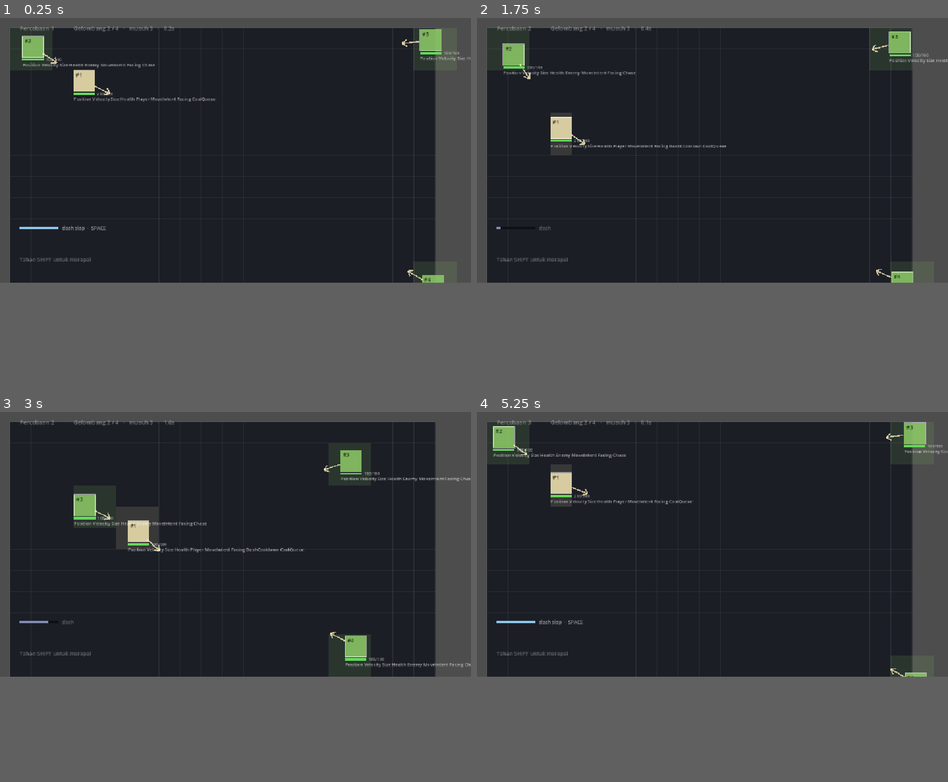
Above: before the commit, frames 1-4 (two rows, left to right).
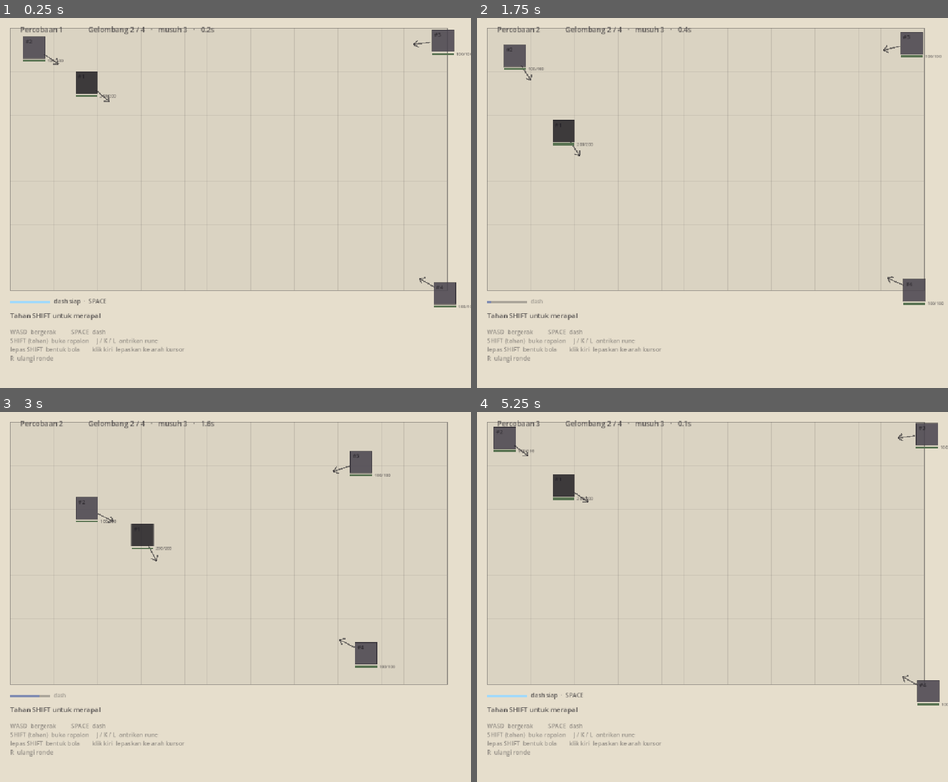
Above: after the commit, the same moments.

Repository: Ahingg/amalgaform
Game: Godot game, scene res://view/main.tscn
Same seed, same stepped clock (60 frames per second), same inputs: the game is played once before the commit and once after it.
Inputs (mouse positions are in pixels of both pictures, inside the frame that each line leads up to):
- Up to frame 1 (0.25 s): no input
- Up to frame 2 (1.75 s): tap Enter at 0.5 s; move the mouse to (816, 136) at 0.52 s; hold D 0.53-1.28 s; tap Shift at 0.6 s; click (816, 136) at 0.67 s; tap Space at 0.77, 1.52 s; move the mouse to (618, 162) at 1.27 s; hold S from 1.28 s (still down); tap R at 1.35 s
- Up to frame 3 (3 s): move the mouse to (282, 486) at 2.02 s; release S at 2.03 s; hold D 2.03-2.78 s; tap J at 2.1 s; move the mouse to (211, 597) at 2.77 s; hold W from 2.78 s (still down); tap K at 2.85 s; click (211, 597) at 2.92 s
- Up to frame 4 (5.25 s): tap Space at 3.02, 3.77, 4.52 s; move the mouse to (853, 585) at 3.52 s; release W at 3.53 s; hold A 3.53-5.03 s; tap L at 3.6 s; move the mouse to (571, 504) at 4.27 s; tap Shift at 4.35 s; move the mouse to (736, 545) at 5.02 s; hold S from 5.03 s (still down); tap R at 5.1 s; click (736, 545) at 5.17 s
In our replay, the window is 800x450 before the commit and 800x629 after it. These sizes can differ from the game's own. Grey fills any space a smaller window leaves; there, only what the larger window draws over its background counts as a difference.

The runs differ from the first frame. In frame 1, 73% of the frame differs, in the area x 0-100%, y 0-94%; in frame 2, 73%; in frame 3, 72%; in frame 4, 73%.

Commit message:
view: palet kertas-tinta, badge dimatikan, legenda kontrol
Dilihat lewat screenshot game yang benar-benar berjalan, bukan cuma lolos parse.
Yang ketahuan cuma dari melihat:

- Badge komponen di bawah tiap entity saling tumpang tindih dan tidak terbaca.
  Alat debug ECS paling berguna selama ngoding, tapi bikin layar berantakan.
  Sekarang mati secara default, F1 untuk menyalakan. Sorot petak ikut.
- Panel UI koordinatnya angka mati dari grid 12x8 yang lama, jadi menimpa
  lapangan begitu arena digedein. Sekarang dihitung dari ukuran grid lewat
  WorldRenderer.ui_origin().
- Ada pita abu-abu di bawah arena tempat panel duduk. Sekarang seluruh jendela
  adalah halaman, dan arenanya diberi garis tepi tinta.

Palet: dunia monokrom, sihir satu-satunya yang berwarna. Kertas gading, tinta
gelap untuk penyihir, musuh, teks, dan bar. Tiga rune jadi satu-satunya warna
jenuh di layar, jadi mata langsung tertarik ke mekanik intinya.

Legenda kontrol permanen di bawah arena. Ini jawaban termurah untuk masukan
"terlalu kompleks" dari sesi sharing: yang rumit bukan sistemnya, tapi lima
langkah input yang tidak pernah dijelaskan. Ditulis permanen, bukan tutorial
bertahap, karena pemain yang lupa di tengah pertarungan tidak akan membuka menu.

Co-Authored-By: Claude Opus 5 <noreply@anthropic.com>
Claude-Session: https://claude.ai/code/session_01Qk43F2z5yDt92vTyEtoTz3

Diff:
--- a/challenge-6/project.godot
+++ b/challenge-6/project.godot
@@ -17,6 +17,8 @@
 
 [display]
 
+window/size/viewport_width=1120
+window/size/viewport_height=880
 window/stretch/mode="canvas_items"
 window/stretch/aspect="expand"
 
--- a/challenge-6/sim/tuning.gd
+++ b/challenge-6/sim/tuning.gd
@@ -46,7 +46,7 @@
 const CAST_BASE := 0.1
 const CAST_PER_RUNE := 0.35
 
-const MAX_RUNES := 2
+const MAX_RUNES := 4
 
 # Power is split by how many DIFFERENT runes are in the queue, never by how many
 # runes there are:
--- a/challenge-6/view/cast_ui.gd
+++ b/challenge-6/view/cast_ui.gd
@@ -130,6 +130,11 @@
 
 # --- lookups -----------------------------------------------------------------
 
+func _renderer_origin() -> Vector2:
+	var r := get_parent() as WorldRenderer
+	return Vector2(48, 512) if r == null else r.ui_origin()
+
+
 func _get_world():
 	var renderer := get_parent()
 	if renderer == null:
@@ -176,7 +181,7 @@
 		return
 
 	var runes: Array = q.get("runes", [])
-	var origin := Vector2(48, 560)
+	var origin := _renderer_origin() + Vector2(0, 46)
 
 	if q.has("open_time"):
 		_draw_window_bar(origin + Vector2(0, -26), float(q["open_time"]))
@@ -194,35 +199,35 @@
 		var rect := Rect2(at, box)
 
 		if i >= runes.size():
-			draw_rect(rect, Color(1, 1, 1, 0.05), true)
-			draw_rect(rect, Color(1, 1, 1, 0.12), false, 1.0)
+			draw_rect(rect, Color(WorldRenderer.INK.r, WorldRenderer.INK.g, WorldRenderer.INK.b, 0.05), true)
+			draw_rect(rect, Color(WorldRenderer.INK.r, WorldRenderer.INK.g, WorldRenderer.INK.b, 0.18), false, 1.0)
 			continue
 
 		var rune: String = runes[i]
 		var col: Color = ViewConfig.color_of(rune)
 		draw_rect(rect, Color(col.r, col.g, col.b, 0.8), true)
-		draw_rect(rect, Color(1, 1, 1, 0.65), false, 1.5)
+		draw_rect(rect, Color(WorldRenderer.INK.r, WorldRenderer.INK.g, WorldRenderer.INK.b, 0.6), false, 1.5)
 		draw_string(_font, at + Vector2(7, 32), rune.substr(0, 2).to_upper(),
-			HORIZONTAL_ALIGNMENT_LEFT, -1, 20, Color(0, 0, 0, 0.8))
+			HORIZONTAL_ALIGNMENT_LEFT, -1, 20, Color(0.95, 0.93, 0.88))
 
 		# The first slot is marked because it is structurally different: it
 		# decides the shape, the rest only decide the contents.
 		if i == 0:
 			draw_string(_font, at + Vector2(1, -6), "FORM",
-				HORIZONTAL_ALIGNMENT_LEFT, -1, 10, Color(1, 1, 1, 0.55))
+				HORIZONTAL_ALIGNMENT_LEFT, -1, 10, Color(WorldRenderer.INK.r, WorldRenderer.INK.g, WorldRenderer.INK.b, 0.6))
 
 
 func _draw_readout(at: Vector2, runes: Array) -> void:
 	if runes.is_empty():
 		draw_string(_font, at, "J api  ·  K air  ·  L angin  ·  WASD arah  ·  ESC batal",
-			HORIZONTAL_ALIGNMENT_LEFT, -1, 13, Color(1, 1, 1, 0.4))
+			HORIZONTAL_ALIGNMENT_LEFT, -1, 15, Color(WorldRenderer.INK.r, WorldRenderer.INK.g, WorldRenderer.INK.b, 0.6))
 		return
 
 	var form: String = ViewConfig.FORM_OF.get(runes[0], "?")
 	var cast_time: float = Tuning.CAST_BASE + Tuning.CAST_PER_RUNE * runes.size()
 
 	draw_string(_font, at, "%s   ·   lepas %.2fs" % [form, cast_time],
-		HORIZONTAL_ALIGNMENT_LEFT, -1, 14, Color(1, 0.92, 0.7, 0.9))
+		HORIZONTAL_ALIGNMENT_LEFT, -1, 16, Color(WorldRenderer.INK.r, WorldRenderer.INK.g, WorldRenderer.INK.b, 0.85))
 
 
 # Shows how much of the useful slow-motion window is left. Filled while time is
@@ -233,7 +238,7 @@
 	var left: float = clampf(1.0 - (scale - Tuning.SLOW_MIN) / (1.0 - Tuning.SLOW_MIN), 0.0, 1.0)
 	var width := Tuning.MAX_RUNES * 52.0 + (Tuning.MAX_RUNES - 1) * 8.0
 
-	draw_rect(Rect2(at, Vector2(width, 6)), Color(0, 0, 0, 0.5), true)
+	draw_rect(Rect2(at, Vector2(width, 6)), Color(WorldRenderer.INK.r, WorldRenderer.INK.g, WorldRenderer.INK.b, 0.3), true)
 	var col := Color(0.6, 0.9, 1.0).lerp(Color(1.0, 0.35, 0.3), 1.0 - left)
 	draw_rect(Rect2(at, Vector2(width * left, 6)), col, true)
 
@@ -242,7 +247,7 @@
 # kenapa tidak terjadi apa-apa — dan sekarang niatnya memang ditolak, bukan
 # ditunda, jadi tidak ada umpan balik lain yang menjelaskannya.
 func _draw_dash(world, player: int) -> void:
-	var at := Vector2(48, 512)
+	var at := _renderer_origin() + Vector2(0, 4)
 	var w := 96.0
 
 	if world.entity_have_component(ViewConfig.DASH_COOLDOWN, player):
@@ -250,15 +255,15 @@
 		var ratio: float = 0.0
 		if cd.duration > 0.0:
 			ratio = clampf(cd.elapsed / cd.duration, 0.0, 1.0)
-		draw_rect(Rect2(at, Vector2(w, 6)), Color(0, 0, 0, 0.5), true)
+		draw_rect(Rect2(at, Vector2(w, 6)), Color(WorldRenderer.INK.r, WorldRenderer.INK.g, WorldRenderer.INK.b, 0.3), true)
 		draw_rect(Rect2(at, Vector2(w * ratio, 6)), Color(0.5, 0.55, 0.7), true)
 		draw_string(_font, at + Vector2(w + 8, 7), "dash",
-			HORIZONTAL_ALIGNMENT_LEFT, -1, 12, Color(1, 1, 1, 0.3))
+			HORIZONTAL_ALIGNMENT_LEFT, -1, 12, Color(WorldRenderer.INK.r, WorldRenderer.INK.g, WorldRenderer.INK.b, 0.35))
 		return
 
 	draw_rect(Rect2(at, Vector2(w, 6)), Color(0.6, 0.85, 1.0, 0.9), true)
 	draw_string(_font, at + Vector2(w + 8, 7), "dash siap  ·  SPACE",
-		HORIZONTAL_ALIGNMENT_LEFT, -1, 12, Color(1, 1, 1, 0.55))
+		HORIZONTAL_ALIGNMENT_LEFT, -1, 14, Color(WorldRenderer.INK.r, WorldRenderer.INK.g, WorldRenderer.INK.b, 0.65))
 
 
 # Jeda antara melepas SHIFT dan bola muncul. Digambar supaya ongkos rapalan
@@ -268,13 +273,13 @@
 	if c.duration <= 0.0:
 		return
 	var ratio: float = clampf(c.elapsed / c.duration, 0.0, 1.0)
-	var at := Vector2(48, 534)
+	var at := _renderer_origin() + Vector2(0, 26)
 	var w := Tuning.MAX_RUNES * 52.0 + (Tuning.MAX_RUNES - 1) * 8.0
 
-	draw_rect(Rect2(at, Vector2(w, 8)), Color(0, 0, 0, 0.55), true)
+	draw_rect(Rect2(at, Vector2(w, 8)), Color(WorldRenderer.INK.r, WorldRenderer.INK.g, WorldRenderer.INK.b, 0.3), true)
 	draw_rect(Rect2(at, Vector2(w * ratio, 8)), Color(0.75, 0.6, 1.0), true)
 	draw_string(_font, at + Vector2(w + 8, 9), "merapal %.2fs" % c.duration,
-		HORIZONTAL_ALIGNMENT_LEFT, -1, 12, Color(1, 1, 1, 0.5))
+		HORIZONTAL_ALIGNMENT_LEFT, -1, 12, Color(WorldRenderer.INK.r, WorldRenderer.INK.g, WorldRenderer.INK.b, 0.55))
 
 
 func _draw_hint(world, player: int) -> void:
@@ -283,8 +288,28 @@
 		text = "Merapal..."
 	elif world.entity_have_component(ViewConfig.HELD_SPELL, player):
 		text = "Bola siap  ·  arahkan mouse  ·  klik kiri untuk melepas"
-	draw_string(_font, Vector2(48, 596), text,
-		HORIZONTAL_ALIGNMENT_LEFT, -1, 13, Color(1, 1, 1, 0.35))
+	draw_string(_font, _renderer_origin() + Vector2(0, 46), text,
+		HORIZONTAL_ALIGNMENT_LEFT, -1, 16, Color(WorldRenderer.INK.r, WorldRenderer.INK.g, WorldRenderer.INK.b, 0.75))
+	_draw_legend()
+
+
+# Legenda kontrol. Ini jawaban termurah untuk masukan "terlalu kompleks": yang
+# rumit bukan sistemnya, tapi lima langkah input yang tidak pernah dijelaskan
+# ke siapa pun. Ditulis permanen, bukan tutorial bertahap, karena pemain yang
+# lupa di tengah pertarungan tidak akan membuka menu bantuan.
+func _draw_legend() -> void:
+	var at := _renderer_origin() + Vector2(0, 84)
+	var ink := WorldRenderer.INK
+	var dim := Color(ink.r, ink.g, ink.b, 0.42)
+	var lines := [
+		"WASD  bergerak          SPACE  dash",
+		"SHIFT (tahan)  buka rapalan     J / K / L  antrikan rune",
+		"lepas SHIFT  bentuk bola        klik kiri  lepaskan ke arah kursor",
+		"R  ulangi ronde",
+	]
+	for i in lines.size():
+		draw_string(_font, at + Vector2(0, i * 21), lines[i],
+			HORIZONTAL_ALIGNMENT_LEFT, -1, 14, dim)
 
 
 # The orb, and a line to where it will go. Without the line the player has no
@@ -322,4 +347,4 @@
 	draw_circle(orb, 13.0, Color(col.r, col.g, col.b, 0.85))
 	draw_arc(orb, 15.0, 0.0, TAU, 24, Color(1, 1, 1, 0.6), 2.0)
 	draw_string(_font, orb + Vector2(-6, 5), str(runes.size()),
-		HORIZONTAL_ALIGNMENT_LEFT, -1, 14, Color(0, 0, 0, 0.8))
+		HORIZONTAL_ALIGNMENT_LEFT, -1, 14, Color(0.95, 0.93, 0.88))
--- a/challenge-6/view/renderer.gd
+++ b/challenge-6/view/renderer.gd
@@ -18,11 +18,19 @@
 # ============================================================================
 
 
+# Dunia monokrom, sihir satu-satunya yang berwarna. Kertas dan tinta dipakai
+# untuk semua yang bukan spell, jadi mata langsung tertarik ke mekanik inti.
+const PAPER := Color(0.90, 0.87, 0.80)
+const INK := Color(0.13, 0.12, 0.14)
+
 @export var grid_width: int = 20
 @export var grid_height: int = 12
 @export var tile_size: float = 52.0
 @export var margin: Vector2 = Vector2(24, 24)
-@export var show_badges: bool = true
+# Daftar komponen di bawah tiap entity: alat debug ECS paling berguna selama
+# ngoding, tapi bikin layar berantakan dan tidak terbaca. Default mati, F1 untuk
+# menyalakan.
+@export var show_badges: bool = false
 
 var _font: Font
 
@@ -44,19 +52,26 @@
 	queue_redraw()
 
 
+func _unhandled_input(event: InputEvent) -> void:
+	if event is InputEventKey and event.pressed and not event.echo \
+			and event.keycode == KEY_F1:
+		show_badges = not show_badges
+		get_viewport().set_input_as_handled()
+
+
 func _draw() -> void:
 	_draw_grid()
 
 	var world = _get_world()
 	if world == null:
-		_draw_message("No World on Main yet. Renderer is waiting.")
+		_draw_message("Menunggu World.")
 		return
 
 	var query: Array[String] = [ViewConfig.POSITION]
 	var ids: Array[int] = world.get_entities_with_comp(query)
 
 	if ids.is_empty():
-		_draw_message("No entity has the \"%s\" component yet." % ViewConfig.POSITION)
+		_draw_message("Belum ada entity yang punya Position.")
 		return
 
 	for id in ids:
@@ -66,6 +81,13 @@
 # --- geometry helpers, shared with the input layer -----------------------------
 # The UI must not recompute tile maths on its own; if the grid moves, only this
 # file should need to know.
+
+# Dipakai lapisan UI supaya panel selalu duduk di bawah arena, berapa pun
+# ukuran gridnya. Sebelumnya koordinatnya angka mati dari grid 12x8 yang lama,
+# jadi panelnya menimpa lapangan begitu arena digedein.
+func ui_origin() -> Vector2:
+	return Vector2(margin.x, margin.y + grid_height * tile_size + 20.0)
+
 
 func tile_at(screen_pos: Vector2) -> Vector2i:
 	var local := screen_pos - margin
@@ -101,12 +123,19 @@
 # --- drawing -----------------------------------------------------------------
 
 func _draw_grid() -> void:
+	# Seluruh jendela adalah halaman, bukan cuma arenanya. Tanpa ini ada pita
+	# abu-abu di bawah arena tempat panel duduk, dan itu terbaca sebagai belum
+	# jadi, bukan sebagai pilihan.
+	draw_rect(Rect2(Vector2.ZERO, get_viewport_rect().size), PAPER, true)
+
 	var w := grid_width * tile_size
 	var h := grid_height * tile_size
 
-	draw_rect(Rect2(margin, Vector2(w, h)), Color(0.11, 0.12, 0.15), true)
-
-	var line_color := Color(1, 1, 1, 0.07)
+	# Arena sedikit lebih gelap dari halaman, plus garis tepi tinta — supaya
+	# batas lapangan jelas tanpa perlu dinding yang digambar.
+	draw_rect(Rect2(margin, Vector2(w, h)), PAPER.darkened(0.05), true)
+
+	var line_color := Color(INK.r, INK.g, INK.b, 0.10)
 	for i in range(grid_width + 1):
 		var x := margin.x + i * tile_size
 		draw_line(Vector2(x, margin.y), Vector2(x, margin.y + h), line_color, 1.0)
@@ -114,6 +143,8 @@
 		var y := margin.y + j * tile_size
 		draw_line(Vector2(margin.x, y), Vector2(margin.x + w, y), line_color, 1.0)
 
+	draw_rect(Rect2(margin, Vector2(w, h)), Color(INK.r, INK.g, INK.b, 0.35), false, 2.0)
+
 
 func _draw_entity(world, id: int) -> void:
 	var pos: Vec2 = world.get_component_value(ViewConfig.POSITION, id)
@@ -133,9 +164,11 @@
 
 	var color := _color_for(world, id)
 
-	# Tiles touched by this entity (binary occupancy: touching means inside).
-	# Highlighted faintly so you can see when one entity straddles two tiles.
-	_highlight_occupied_tiles(px, py, w, h, color)
+	# Sorot petak yang tersentuh dulunya alat debug untuk keputusan posisi
+	# pecahan. Sekarang cuma bikin kotak pucat yang membingungkan, jadi ikut
+	# badge: mati kecuali F1.
+	if show_badges:
+		_highlight_occupied_tiles(px, py, w, h, color)
 
 	# While the i-frame window is open the entity blinks, so you can see exactly
 	# when it can be hurt again. Blink is driven by the component's own elapsed
@@ -147,7 +180,7 @@
 		alpha = 0.85 if fmod(t, 0.16) < 0.08 else 0.2
 
 	draw_rect(rect, Color(color.r, color.g, color.b, alpha), true)
-	draw_rect(rect, Color(1, 1, 1, 0.5), false, 1.5)
+	draw_rect(rect, Color(INK.r, INK.g, INK.b, 0.55), false, 1.5)
 
 	# Delay is drawn as a progress bar above the entity.
 	if world.entity_have_component(ViewConfig.DELAY, id):
@@ -159,7 +192,7 @@
 		_draw_aim(world, id, top_left + size * 0.5)
 
 	draw_string(_font, top_left + Vector2(5, 16), "#%d" % id,
-		HORIZONTAL_ALIGNMENT_LEFT, -1, 13, Color(0, 0, 0, 0.75))
+		HORIZONTAL_ALIGNMENT_LEFT, -1, 13, Color(INK.r, INK.g, INK.b, 0.8))
 
 	if world.entity_have_component(ViewConfig.HEALTH, id):
 		_draw_health_bar(world, id, top_left + Vector2(0, size.y + 3), size.x)
@@ -180,11 +213,11 @@
 
 	var near := center + dir * tile_size * 0.55
 	var far := center + dir * tile_size * 1.35
-	draw_line(near, far, Color(1, 0.95, 0.75, 0.75), 3.0)
+	draw_line(near, far, Color(INK.r, INK.g, INK.b, 0.55), 3.0)
 	# A small head, so the direction reads at a glance instead of being a stick.
 	var side := dir.orthogonal() * tile_size * 0.16
-	draw_line(far, far - dir * tile_size * 0.22 + side, Color(1, 0.95, 0.75, 0.75), 3.0)
-	draw_line(far, far - dir * tile_size * 0.22 - side, Color(1, 0.95, 0.75, 0.75), 3.0)
+	draw_line(far, far - dir * tile_size * 0.22 + side, Color(INK.r, INK.g, INK.b, 0.55), 3.0)
+	draw_line(far, far - dir * tile_size * 0.22 - side, Color(INK.r, INK.g, INK.b, 0.55), 3.0)
 
 
 func _draw_health_bar(world, id: int, at: Vector2, width_px: float) -> void:
@@ -194,10 +227,10 @@
 	var current: float = hp.current
 	var ratio: float = clampf(current / hp.max, 0.0, 1.0)
 
-	draw_rect(Rect2(at, Vector2(width_px, 5)), Color(0, 0, 0, 0.55), true)
-	draw_rect(Rect2(at, Vector2(width_px * ratio, 5)), Color(0.4, 0.85, 0.35), true)
+	draw_rect(Rect2(at, Vector2(width_px, 5)), Color(INK.r, INK.g, INK.b, 0.35), true)
+	draw_rect(Rect2(at, Vector2(width_px * ratio, 5)), Color(0.35, 0.45, 0.32), true)
 	draw_string(_font, at + Vector2(width_px + 5, 6), "%d/%d" % [int(current), int(hp.max)],
-		HORIZONTAL_ALIGNMENT_LEFT, -1, 10, Color(1, 1, 1, 0.55))
+		HORIZONTAL_ALIGNMENT_LEFT, -1, 10, Color(INK.r, INK.g, INK.b, 0.6))
 
 
 func _highlight_occupied_tiles(px: float, py: float, w: float, h: float, color: Color) -> void:
@@ -219,7 +252,7 @@
 	var ratio: float = clampf(d.elapsed / d.duration, 0.0, 1.0)
 
 	var bar_top := top_left + Vector2(0, -9)
-	draw_rect(Rect2(bar_top, Vector2(width_px, 5)), Color(0, 0, 0, 0.55), true)
+	draw_rect(Rect2(bar_top, Vector2(width_px, 5)), Color(INK.r, INK.g, INK.b, 0.35), true)
 	draw_rect(Rect2(bar_top, Vector2(width_px * ratio, 5)), Color(0.95, 0.85, 0.3), true)
 
 
@@ -240,4 +273,4 @@
 
 func _draw_message(text: String) -> void:
 	draw_string(_font, margin + Vector2(8, -14), text,
-		HORIZONTAL_ALIGNMENT_LEFT, -1, 14, Color(1, 1, 1, 0.6))
+		HORIZONTAL_ALIGNMENT_LEFT, -1, 14, Color(INK.r, INK.g, INK.b, 0.6))
--- a/challenge-6/view/round_ui.gd
+++ b/challenge-6/view/round_ui.gd
@@ -67,17 +67,17 @@
 	# dibersihkan waktu mulai lagi.
 	var round_q: Array[String] = [ViewConfig.ROUND, ViewConfig.WON]
 	if not world.get_entities_with_comp(round_q).is_empty():
-		_draw_ended(world, "MENANG", Color(0.55, 0.9, 0.5))
+		_draw_ended(world, "MENANG", Color(0.20, 0.45, 0.25))
 		return
 
 	var player_q: Array[String] = [ViewConfig.PLAYER]
 	if world.get_entities_with_comp(player_q).is_empty():
-		_draw_ended(world, "KALAH", Color(0.95, 0.35, 0.3))
+		_draw_ended(world, "KALAH", Color(0.65, 0.18, 0.15))
 
 
 func _draw_attempt(attempt: int) -> void:
-	draw_string(_font, Vector2(48, 30), "Percobaan %d" % attempt,
-		HORIZONTAL_ALIGNMENT_LEFT, -1, 14, Color(1, 1, 1, 0.45))
+	draw_string(_font, Vector2(48, 34), "Percobaan %d" % attempt,
+		HORIZONTAL_ALIGNMENT_LEFT, -1, 17, WorldRenderer.INK * Color(1,1,1,0.65))
 
 
 # Nomor gelombang plus berapa musuh yang masih hidup. Tanpa ini pemain tidak
@@ -103,24 +103,24 @@
 		var rt = world.get_component_value(ViewConfig.RUN_TIME, rounds[0])
 		line += "   ·   %.1fs" % rt.value
 
-	draw_string(_font, Vector2(180, 30), line,
-		HORIZONTAL_ALIGNMENT_LEFT, -1, 14, Color(1, 1, 1, 0.45))
+	draw_string(_font, Vector2(210, 34), line,
+		HORIZONTAL_ALIGNMENT_LEFT, -1, 17, WorldRenderer.INK * Color(1,1,1,0.65))
 
 
 func _draw_ended(world, text: String, color: Color) -> void:
 	var size := get_viewport_rect().size
-	draw_rect(Rect2(Vector2.ZERO, size), Color(0.05, 0.05, 0.08, 0.72), true)
+	draw_rect(Rect2(Vector2.ZERO, size), Color(0.90, 0.87, 0.80, 0.86), true)
 
 	var center := size * 0.5
-	draw_string(_font, center + Vector2(-80, -10), text,
-		HORIZONTAL_ALIGNMENT_LEFT, -1, 42, color)
+	draw_string(_font, center + Vector2(-150, -20), text,
+		HORIZONTAL_ALIGNMENT_LEFT, -1, 72, color)
 
 	var round_q: Array[String] = [ViewConfig.ROUND, ViewConfig.RUN_TIME]
 	var rounds: Array[int] = world.get_entities_with_comp(round_q)
 	if not rounds.is_empty():
 		var rt = world.get_component_value(ViewConfig.RUN_TIME, rounds[0])
-		draw_string(_font, center + Vector2(-80, 22), "Waktu %.1f detik" % rt.value,
-			HORIZONTAL_ALIGNMENT_LEFT, -1, 18, Color(1, 1, 1, 0.8))
+		draw_string(_font, center + Vector2(-150, 22), "Waktu %.1f detik" % rt.value,
+			HORIZONTAL_ALIGNMENT_LEFT, -1, 22, WorldRenderer.INK * Color(1,1,1,0.9))
 
-	draw_string(_font, center + Vector2(-80, 52), "Tekan R untuk mengulang",
-		HORIZONTAL_ALIGNMENT_LEFT, -1, 16, Color(1, 1, 1, 0.7))
+	draw_string(_font, center + Vector2(-150, 56), "Tekan R untuk mengulang",
+		HORIZONTAL_ALIGNMENT_LEFT, -1, 18, WorldRenderer.INK * Color(1,1,1,0.7))
--- a/challenge-6/view/view_config.gd
+++ b/challenge-6/view/view_config.gd
@@ -48,8 +48,10 @@
 # --- palette -----------------------------------------------------------------
 
 # Order matters: the first component an entity has wins the colour.
+# Hanya rune yang berwarna. Segala yang bukan sihir memakai tinta, supaya
+# mekanik intinya jadi satu-satunya yang menarik mata.
 const COLORS := {
-	"Player": Color(0.95, 0.9, 0.7),
+	"Player": Color(0.13, 0.12, 0.14),
 	"Ignis": Color(0.95, 0.3, 0.2),
 	"Aqua": Color(0.25, 0.6, 1.0),
 	"Ventus": Color(0.4, 0.85, 0.75),
@@ -62,10 +64,11 @@
 	"Wind": Color(0.4, 0.85, 0.75),
 	"Damaged": Color(1.0, 0.85, 0.2),
 	"Machine": Color(0.65, 0.55, 0.85),
+	"Enemy": Color(0.28, 0.26, 0.30),
 	"Health": Color(0.55, 0.8, 0.4),
 }
 
-const NEUTRAL := Color(0.75, 0.75, 0.8)
+const NEUTRAL := Color(0.30, 0.28, 0.32)
 
 
 # Component names printed under each entity, so the shape of an entity is
